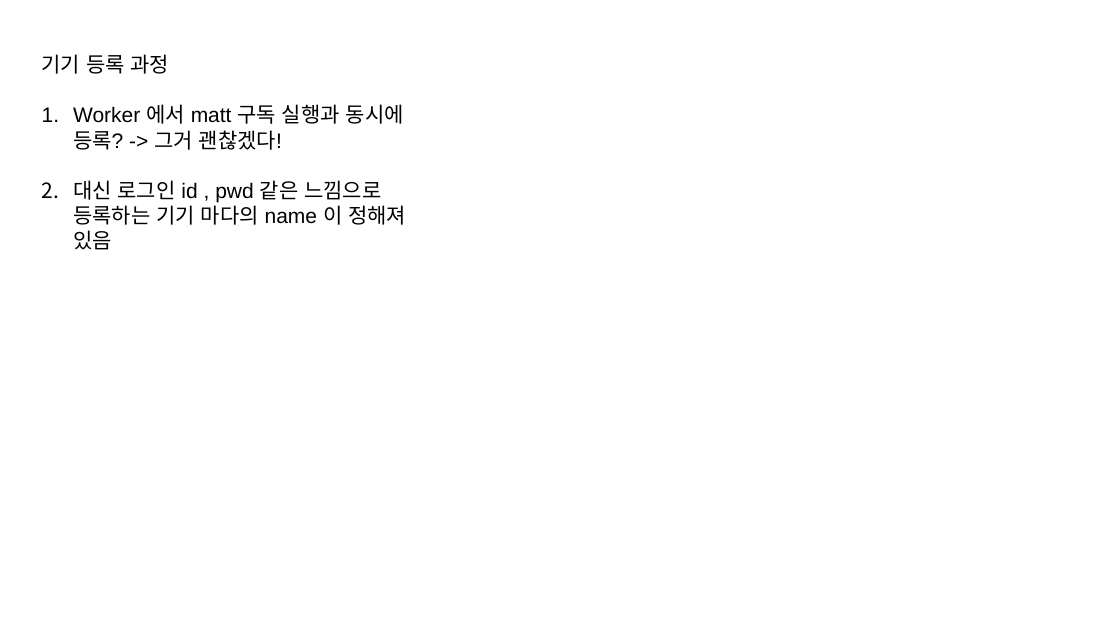
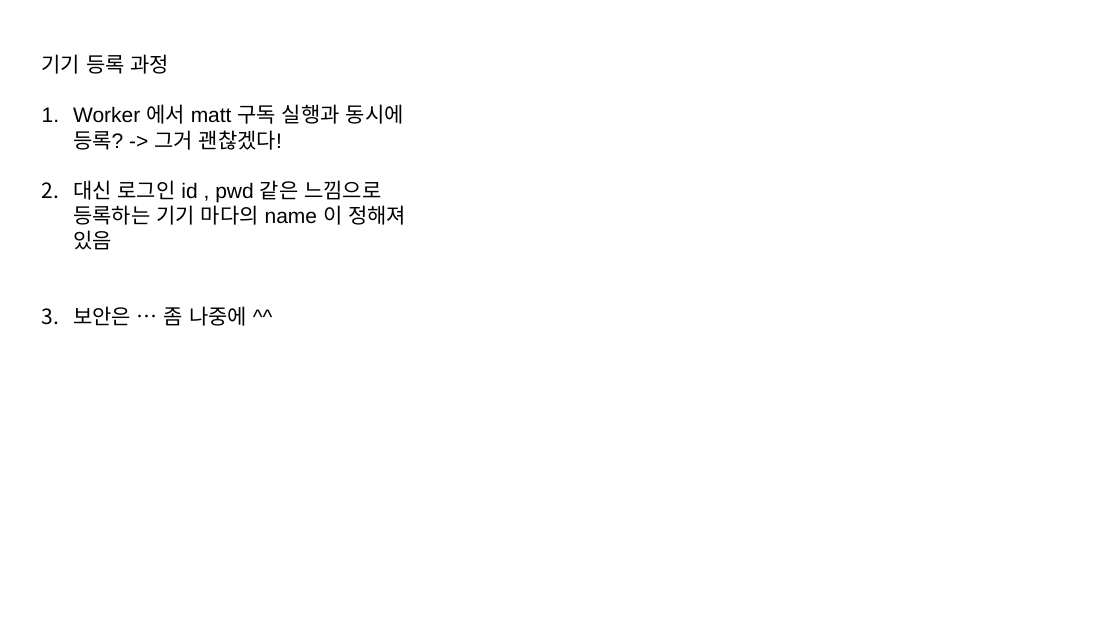
Before and after one commit to Mishuni/ochestration_for_docker, a slide deck: slide 7 of FiveStarts_app.pptx. Drawn at 1120x630 pixels with LibreOffice and Linux fonts; fonts in the diff are those of the drawing. Boxes give left, top, right and bottom in pixels: in the first picture for what was removed or moved away, otherwise in the second. Text is boxed around its words. In the diff, an @@ line names an element or a change of style, - is before the commit and + after.

Commit message:
Update ppt

```diff
--- a/FiveStarts_app.pptx
+++ b/FiveStarts_app.pptx
@@ text at <box>73,306,247,326</box>: paragraph added @@
+3. 보안은 … 좀 나중에 ^^
```
